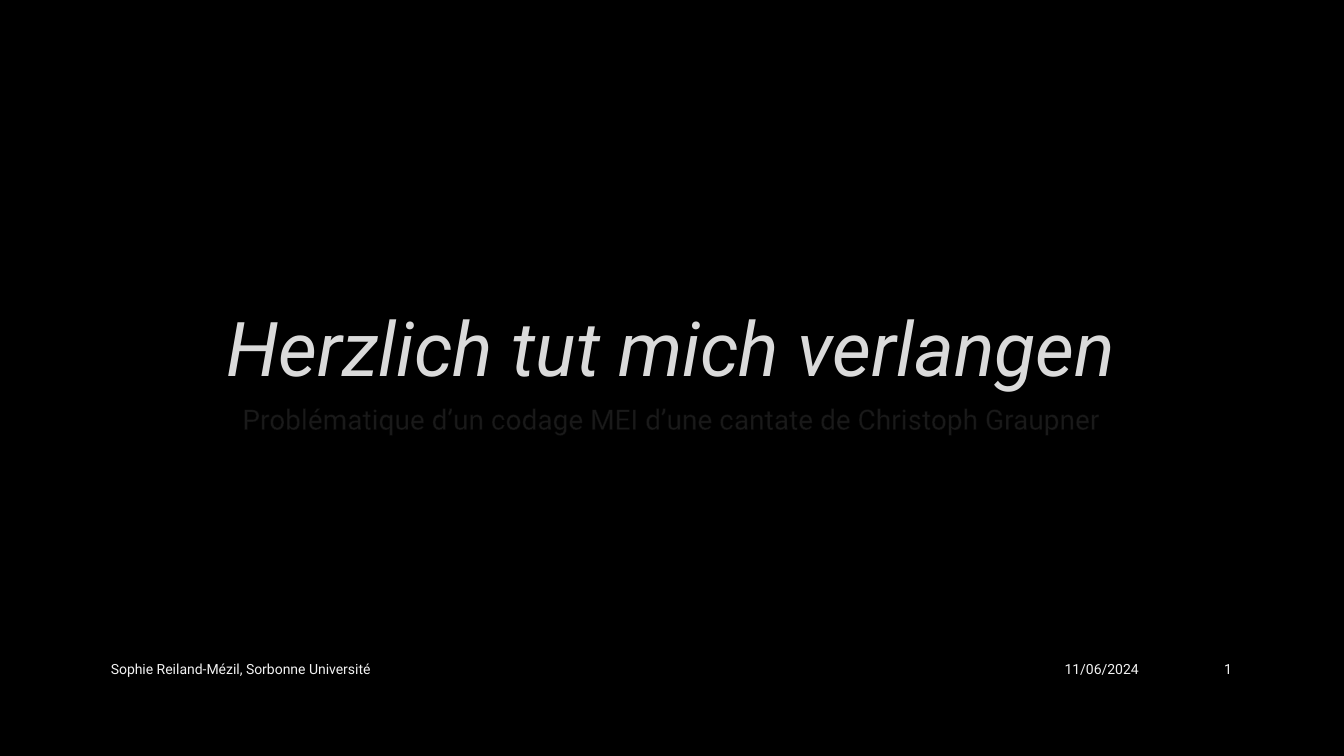
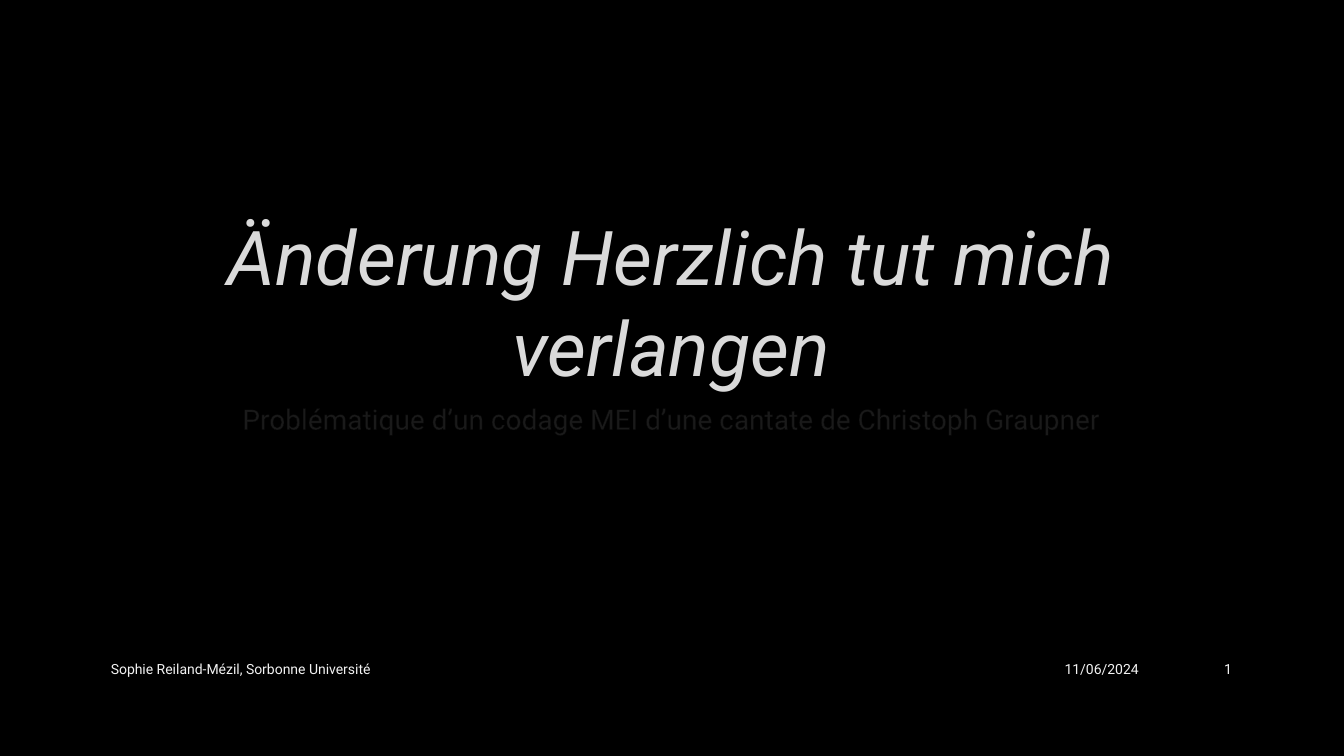
Before and after one commit to SophieReiland/graupner, a slide deck: slide 1 of mei/graupner_hertzlich/Présentation_groupe_MEI.pptx. Drawn at 1344x756 pixels with LibreOffice and Linux fonts; fonts in the diff are those of the drawing; background and template pictures are left out. Boxes give left, top, right and bottom in pixels: in the first picture for what was removed or moved away, otherwise in the second. Text is boxed around its words. In the diff, an @@ line names an element or a change of style, - is before the commit and + after.

```diff
--- a/mei/graupner_hertzlich/Présentation_groupe_MEI.pptx
+++ b/mei/graupner_hertzlich/Présentation_groupe_MEI.pptx
@@ title at bbox=[228, 219, 1114, 392]: text changed @@
-Herzlich tut mich verlangen
+Änderung Herzlich tut mich verlangen
```
